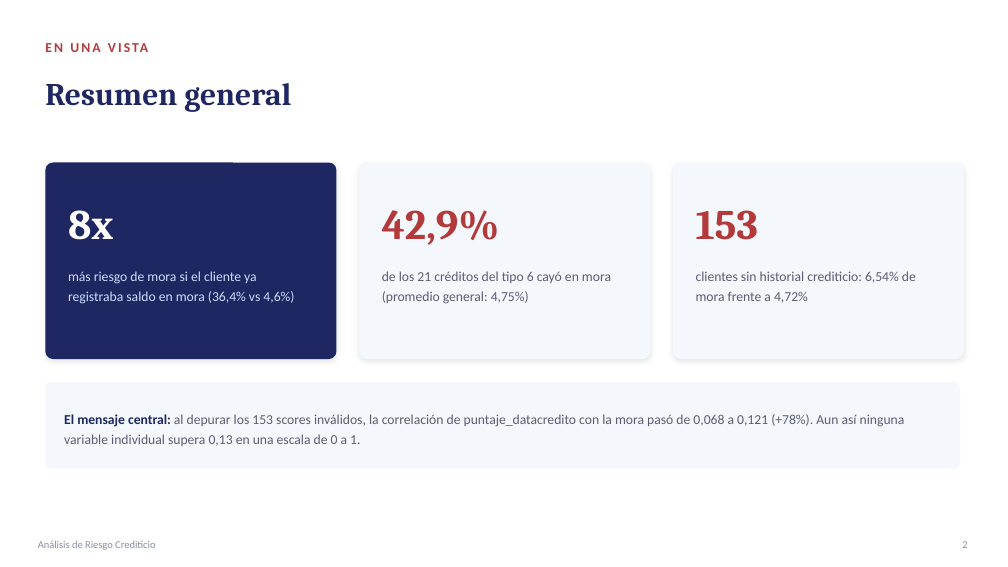
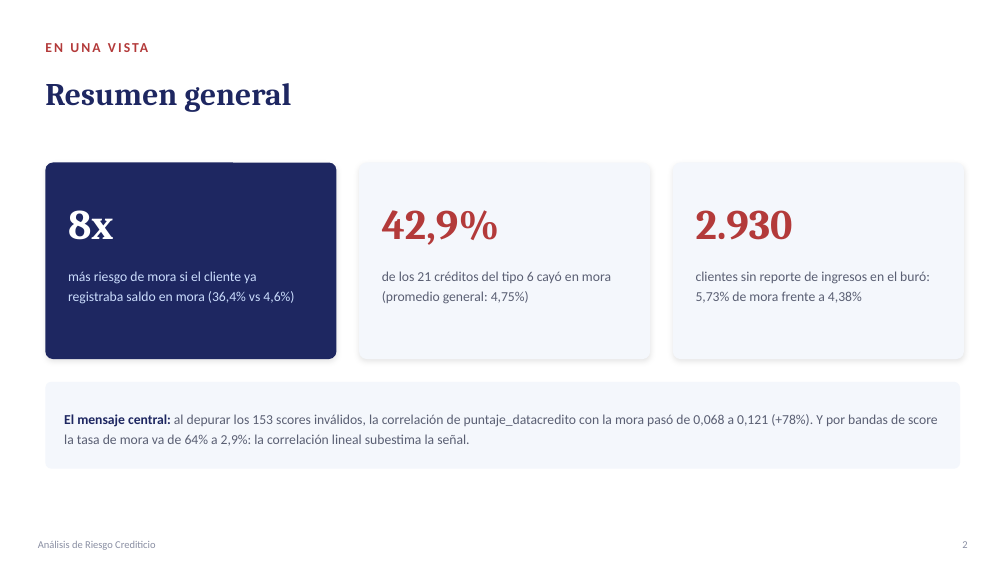
Before and after one commit to papiarcacamilo/MLOPS_CURSE, a slide deck: slide 2 of PRESENTACION.pptx. Drawn at 1008x567 pixels with LibreOffice and Linux fonts; fonts in the diff are those of the drawing. Boxes give left, top, right and bottom in pixels: in the first picture for what was removed or moved away, otherwise in the second. Text is boxed around its words. In the diff, an @@ line names an element or a change of style, - is before the commit and + after.

```diff
--- a/PRESENTACION.pptx
+++ b/PRESENTACION.pptx
@@ text at [696,210,793,240]: text changed @@
-153
+2.930
@@ text at [696,271,930,303]: text changed @@
-clientes sin historial crediticio: 6,54% de mora frente a 4,72%
+clientes sin reporte de ingresos en el buró: 5,73% de mora frente a 4,38%
@@ text at [64,414,938,446]: text changed @@
-El mensaje central: al depurar los 153 scores inválidos, la correlación de puntaje_datacredito con la mora pasó de 0,068 a 0,121 (+78%). Aun así ninguna variable individual supera 0,13 en una escala de 0 a 1.
+El mensaje central: al depurar los 153 scores inválidos, la correlación de puntaje_datacredito con la mora pasó de 0,068 a 0,121 (+78%). Y por bandas de score la tasa de mora va de 64% a 2,9%: la correlación lineal subestima la señal.
```
Also in this commit, not shown: 4 other slides changed, 3 other files.
